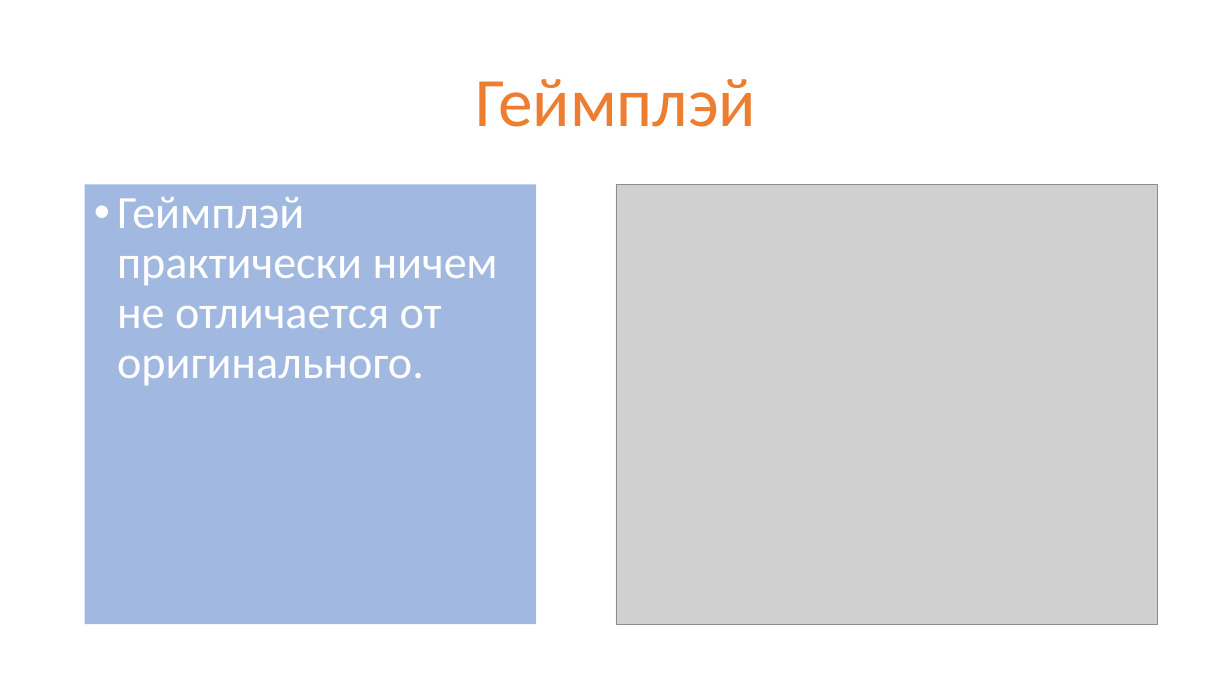
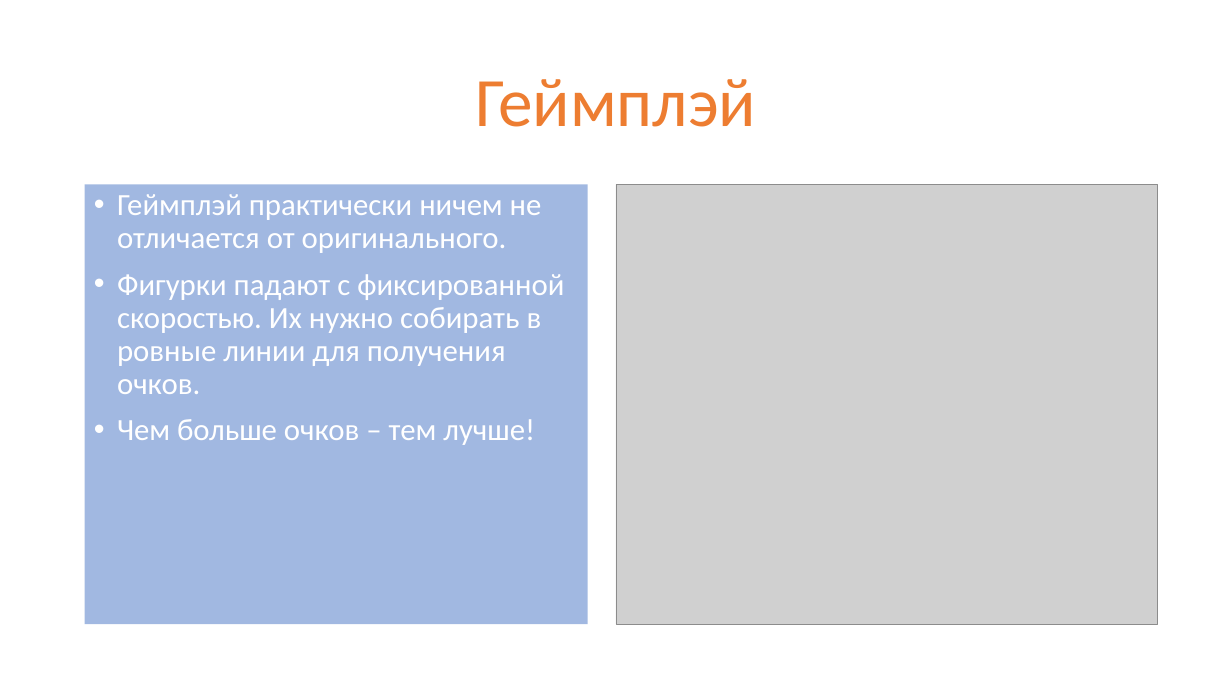
Before and after one commit to ilmerkul/Tetris, a slide deck: slide 11 of Tetris.pptx (slide 3 before the commit). Drawn at 1232x693 pixels with LibreOffice and Linux fonts; fonts in the diff are those of the drawing; grey boxes stand for pictures; background and template pictures are left out. Boxes give left, top, right and bottom in pixels: in the first picture for what was removed or moved away, otherwise in the second. Text is boxed around its words. In the diff, an @@ line names an element or a change of style, - is before the commit and + after.

```diff
--- a/Tetris.pptx
+++ b/Tetris.pptx
@@ text "Геймплэй практически ничем не отличается ...": place and size @@
-text "Геймплэй практически ничем не отличается ..." at [85,185,537,625]
+text "Геймплэй практически ничем не отличается ..." at [85,185,588,625]
@@ text at [117,194,542,253]: size 36 to 24 pt in "Геймплэй практически ничем не отличается от оригинального." @@
@@ text at [117,274,564,445]: paragraphs added @@
+• Фигурки падают с фиксированной скоростью. Их нужно собирать в ровные линии для получения очков.
+• Чем больше очков – тем лучше!
```
Also in this commit, not shown: 1 other slide changed, 9 slides added, 4 slides removed.
